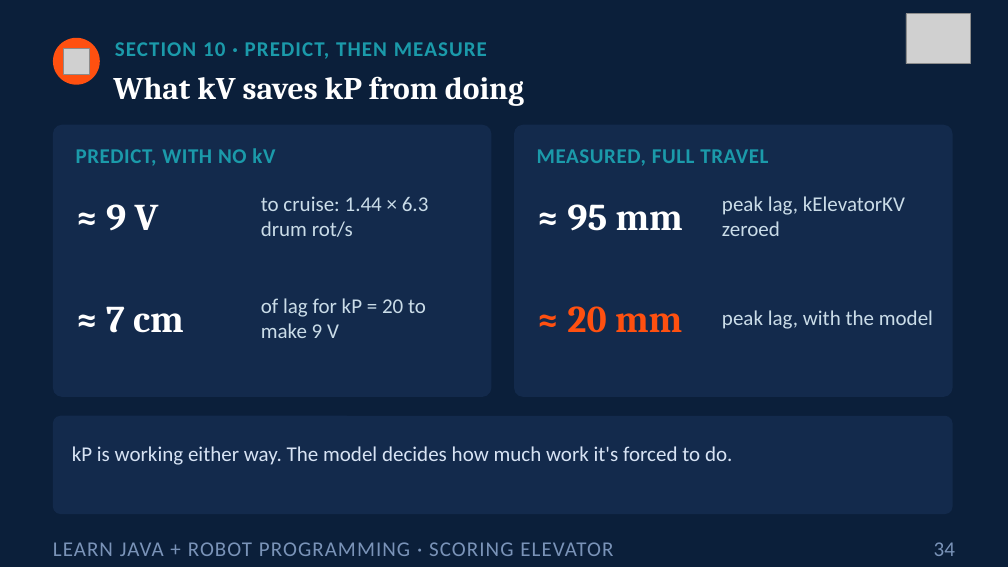
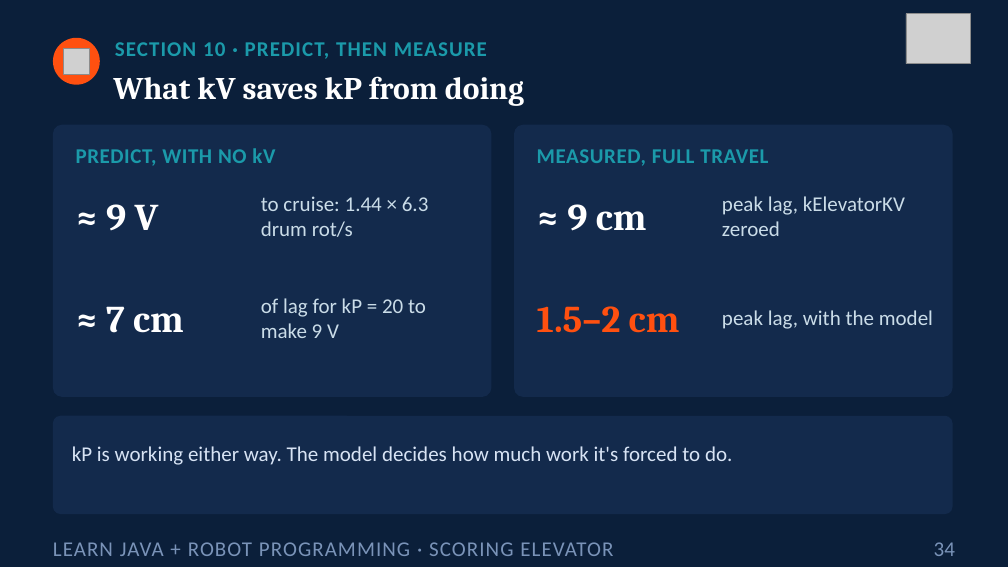
Before and after one commit to FRC5010/BasicRobotLessons, a slide deck: slide 34 of docs/presentations/v3/18-elevator.pptx. Drawn at 1008x567 pixels with LibreOffice and Linux fonts; fonts in the diff are those of the drawing; grey boxes stand for pictures. Boxes give left, top, right and bottom in pixels: in the first picture for what was removed or moved away, otherwise in the second. Text is boxed around its words. In the diff, an @@ line names an element or a change of style, - is before the commit and + after.

```diff
--- a/docs/presentations/v3/18-elevator.pptx
+++ b/docs/presentations/v3/18-elevator.pptx
@@ text at [567, 204, 647, 231]: text changed @@
-≈ 95 mm
+≈ 9 cm
@@ text at [537, 306, 680, 333]: text changed @@
-≈ 20 mm
+1.5–2 cm
```
Also in this commit, not shown: 5 other files.
